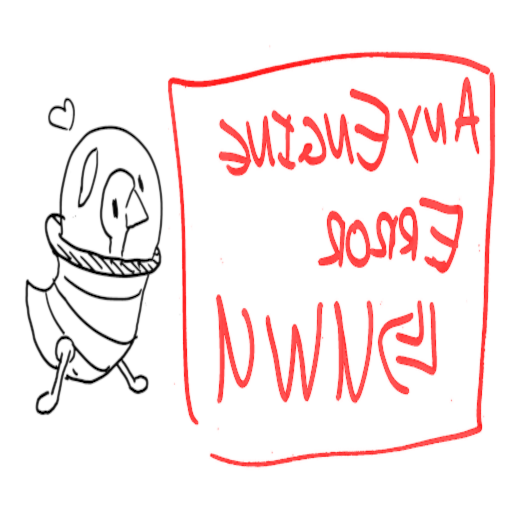
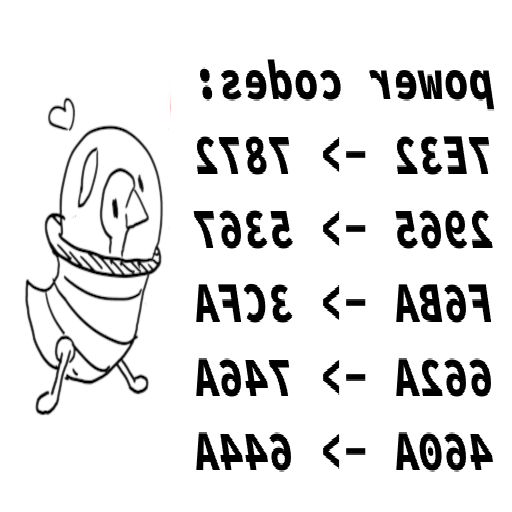
Comparing the layer stacks of the two 512 x 512 images. Changes:
removed layer "Pasted Layer #1" over [167, 44, 497, 471]
added layer "power codes: ... #1" above "power codes: ..." over [193, 59, 495, 472]
added layer "Pasted Layer" above "fuck me #1" over [167, 77, 171, 115]
